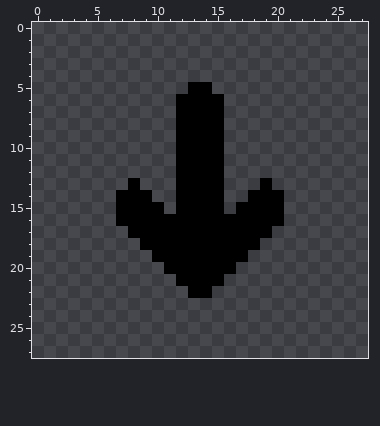
Two states of a pixel-art sprite, resources/images/dropped.png. Above: the version before the commit.
The file is 28x28 pixels. Pixels under 10% opacity are left out. Colours within 5 levels of each other are drawn and written as one.
Once edited:
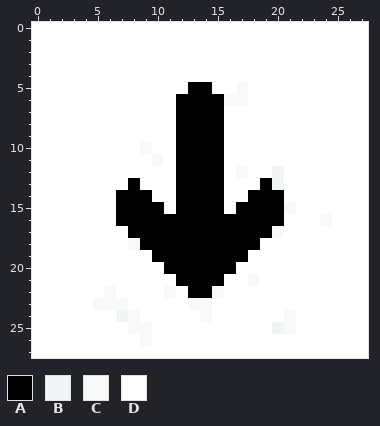
Palette (. is transparent): A #000000  B #f2f5f6  C #f8fafa  D #ffffff
Change:
y 0..4: x 0..27 ............................ -> DDDDDDDDDDDDDDDDDDDDDDDDDDDD
y 5: x 0..12 ............. -> DDDDDDDDDDDDD; x 15..27 ............. -> DDCDDDDDDDDDD
y 6: x 0..11 ............ -> DDDDDDDDDDDD; x 16..27 ............ -> CCDDDDDDDDDD
y 7..9: x 0..11 ............ -> DDDDDDDDDDDD; x 16..27 ............ -> DDDDDDDDDDDD
y 10: x 0..11 ............ -> DDDDDDDDDCDD; x 16..27 ............ -> DDDDDDDDDDDD
y 11: x 0..11 ............ -> DDDDDDDDDDCD; x 16..27 ............ -> DDDDDDDDDDDD
y 12: x 0..11 ............ -> DDDDDDDDDDDD; x 16..27 ............ -> DCDDBDDDDDDD
y 13: x 0..7 ........ -> DDDDDDDD; x 9..11 ... -> DDD; x 16..18 ... -> DDD; x 20..27 ........ -> BDDDDDDD
y 14: x 0..6 ....... -> DDDDDDD; x 10..11 .. -> DD; x 16..17 .. -> DD; x 21..27 ....... -> DDDDDDD
y 15: x 0..6 ....... -> DDDDDDD; x 11 . -> D; x 16 . -> D; x 21..27 ....... -> CDDDDDD
y 16: x 0..6 ....... -> DDDDDDD; x 21..27 ....... -> DDDCDDD
y 17: x 0..7 ........ -> DDDDDDDD; x 20..27 ........ -> CDDDDDDD
y 18: x 0..8 ......... -> DDDDDDDDC; x 19..27 ......... -> DDDDDDDDD
y 19: x 0..9 .......... -> DDDDDDDDDD; x 18..27 .......... -> DDDDDDDDDD
y 20: x 0..10 ........... -> DDDDDDDDDDD; x 17..27 ........... -> DDDDDDDDDDD
y 21: x 0..11 ............ -> DDDDDDDDDDDD; x 16..27 ............ -> DDCDDDDDDDDD
y 22: x 0..12 ............. -> DDDDDDCDDDDCD; x 15..27 ............. -> CDDDDDDDDDDDD
y 23: x 0..27 ............................ -> DDDDDCCCDDDDDCCDDDDDDDDDDDDD
y 24: x 0..27 ............................ -> DDDDDDDBCDDDDDCDDDDDDCDDDDDD
y 25: x 0..27 ............................ -> DDDDDDDDCCDDDDDDDDDDBCDDDDDD
y 26: x 0..27 ............................ -> DDDDDDDDDCDDDDDDDDDDDDDDDDDD
y 27: x 0..27 ............................ -> DDDDDDDDDDDDDDDDDDDDDDDDDDDD
